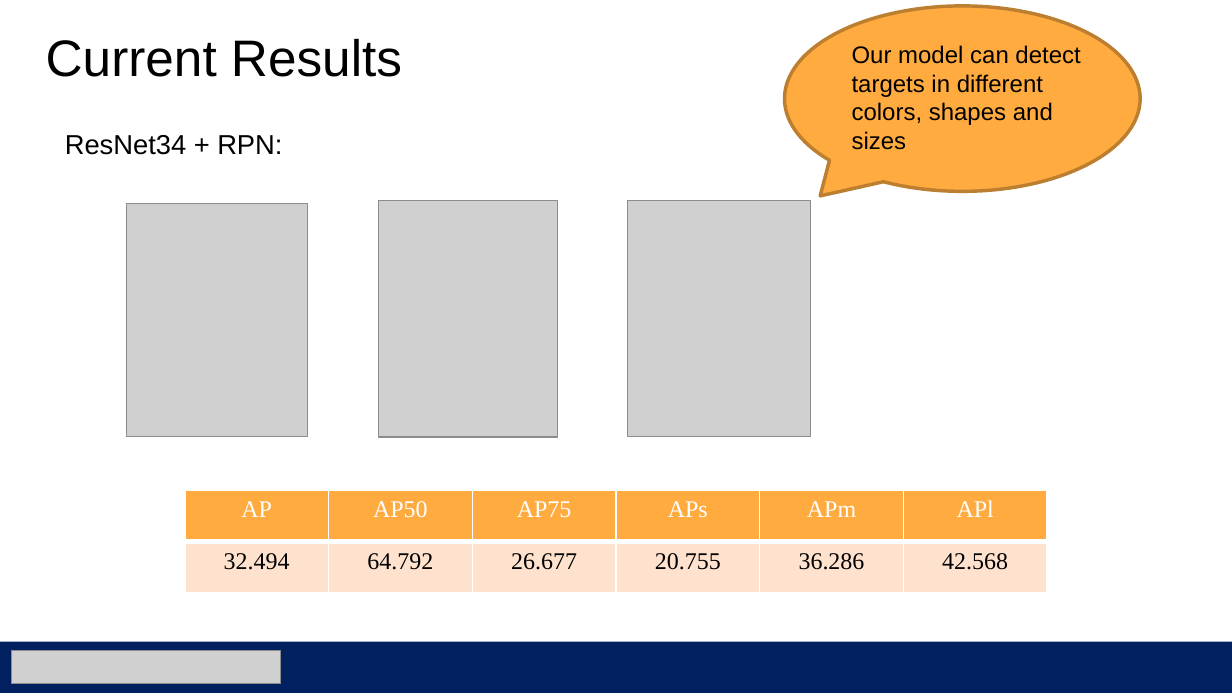
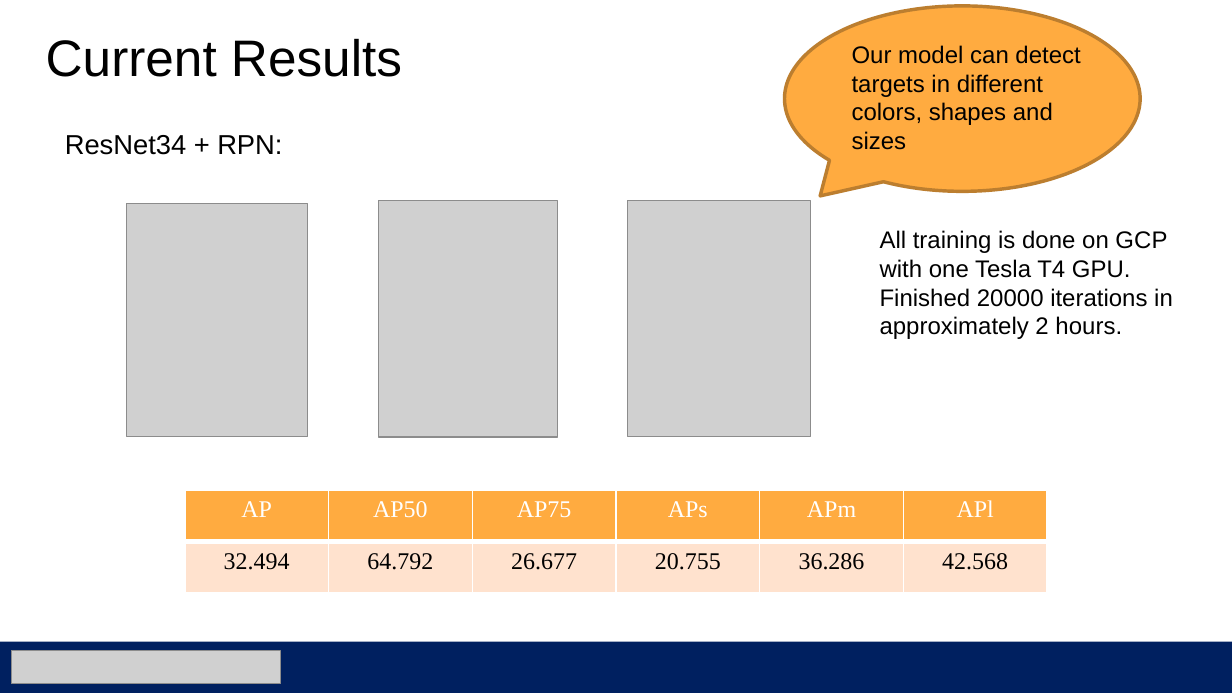
Before and after one commit to yaannnik/Automatic-Image-Labelling-System, a slide deck: slide 4 of Progress presentation#3.pptx. Drawn at 1232x693 pixels with LibreOffice and Linux fonts; fonts in the diff are those of the drawing; grey boxes stand for pictures. Boxes give left, top, right and bottom in pixels: in the first picture for what was removed or moved away, otherwise in the second. Text is boxed around its words. In the diff, an @@ line names an element or a change of style, - is before the commit and + after.

```diff
--- a/Progress presentation#3.pptx
+++ b/Progress presentation#3.pptx
@@ text added at box(880, 230, 1173, 339), 14 pt, text #000000 @@
+All training is done on GCP with one Tesla T4 GPU. Finished 20000 iterations in approximately 2 hours.
```
Also in this commit, not shown: 1 other slide changed, 1 slide added, 3 other files.
